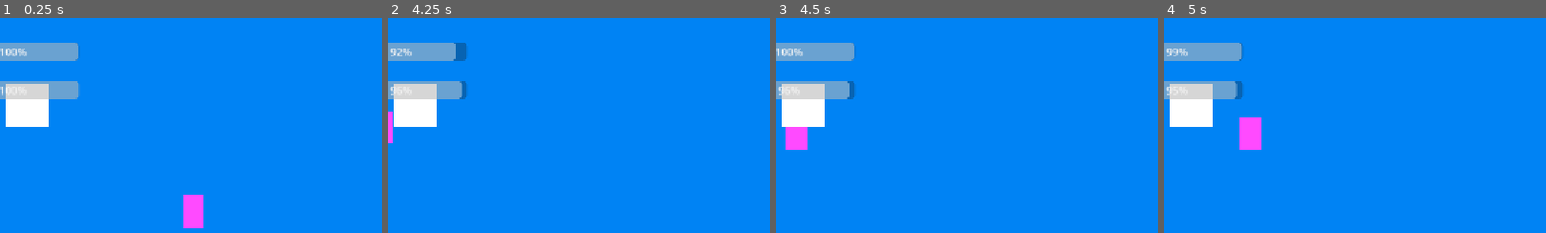
Above: before the commit, frames 1-4 (left to right).
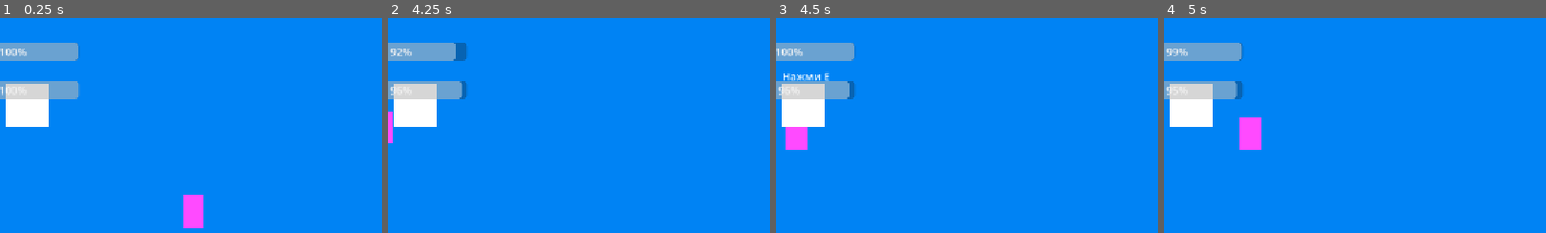
Above: after the commit, the same moments.

Repository: gamerpro3245/life-sim
Game: Godot game, scene res://scenes/room.tscn
Two runs of this game, one before a commit and one after it. Both use one fixed random seed, a clock stepped at 60 frames per second and the inputs below.
Inputs:
- Up to frame 1 (0.25 s): no input
- Up to frame 2 (4.25 s): tap Enter at 0.5 s; hold E (interact) 0.53-1.28 s; hold Up (ui_up) 0.53-2.03 s; tap E (interact) at 1.35, 2.85 s; hold E (interact) 2.03-2.78 s; hold Left (ui_left) 2.03-3.53 s; hold Down (ui_down) from 3.53 s (still down); hold E (interact) from 3.53 s (still down)
- Up to frame 3 (4.5 s): release Down (ui_down) at 4.28 s; release E (interact) at 4.28 s; hold Right (ui_right) from 4.28 s (still down); tap E (interact) at 4.35 s
- Up to frame 4 (5 s): keep holding Right (ui_right)
The pictures show only the part of the screen within x 8-58%, y 0-50%; the shares and areas given below are measured in that part.

Frames 1-2 are identical in both runs. In frame 3, 0.3% of the frame differs, in the area x 2-14%, y 24-30%; in frame 4, nothing differs.

Commit message:
Add interaction hint and penalty for empty needs

Diff:
--- a/life-sim/scenes/interactable.tscn
+++ b/life-sim/scenes/interactable.tscn
@@ -16,3 +16,9 @@
 [node name="CollisionShape2D" type="CollisionShape2D" parent="." unique_id=225673425]
 position = Vector2(32, 32)
 shape = SubResource("RectangleShape2D_x7nd1")
+
+[node name="Hint" type="Label" parent="." unique_id=852870964]
+offset_top = -24.0
+offset_right = 71.0
+offset_bottom = -1.0
+text = "Нажми E"
--- a/life-sim/scripts/interactable.gd
+++ b/life-sim/scripts/interactable.gd
@@ -10,14 +10,17 @@
 	$Body.color = color
 	body_entered.connect(_on_body_entered) # Сигнал кто-то зашёл в зону, connect привязываем наши функции
 	body_exited.connect(_on_body_exited) # Сигнал кто-то вышел из зоны
+	$Hint.visible = false # Подсказка скрыта
 
 func _on_body_entered(body: Node2D) -> void:
 	if body.name == "Player":
 		player_inside = body
+		$Hint.visible = true # Показывается, когда персонаж стоит в зоне
 
 func _on_body_exited(body:Node2D) -> void:
 	if body == player_inside:
 		player_inside = null
+		$Hint.visible = false # Прячется, когда персонаж вышел из зоны
 
 func _unhandled_input(event: InputEvent) -> void:
 	if player_inside and event.is_action_pressed("interact"):
--- a/life-sim/scripts/player.gd
+++ b/life-sim/scripts/player.gd
@@ -12,8 +12,11 @@
 	energy = maxf(energy - ENERGY_DECAY * delta, 0.0) # maxf не даёт значению уйти ниже нуля
 
 func _physics_process(_delta: float) -> void:
+	var current_speed := SPEED
+	if hunger <= 0.0 or energy <= 0.0:
+		current_speed = SPEED * 0.4 # Если голоден или без сил, персонаж еле идёт
 	var direction := Input.get_vector("ui_left", "ui_right", "ui_up", "ui_down") # Смотрит управление и возвращает направление
-	velocity = direction * SPEED # Скорость
+	velocity = direction * current_speed # Скорость
 	move_and_slide() # Реально двигает персонажа и не пускает его сквозь стены
 
 func restore(need: String, amount: float) -> void:
